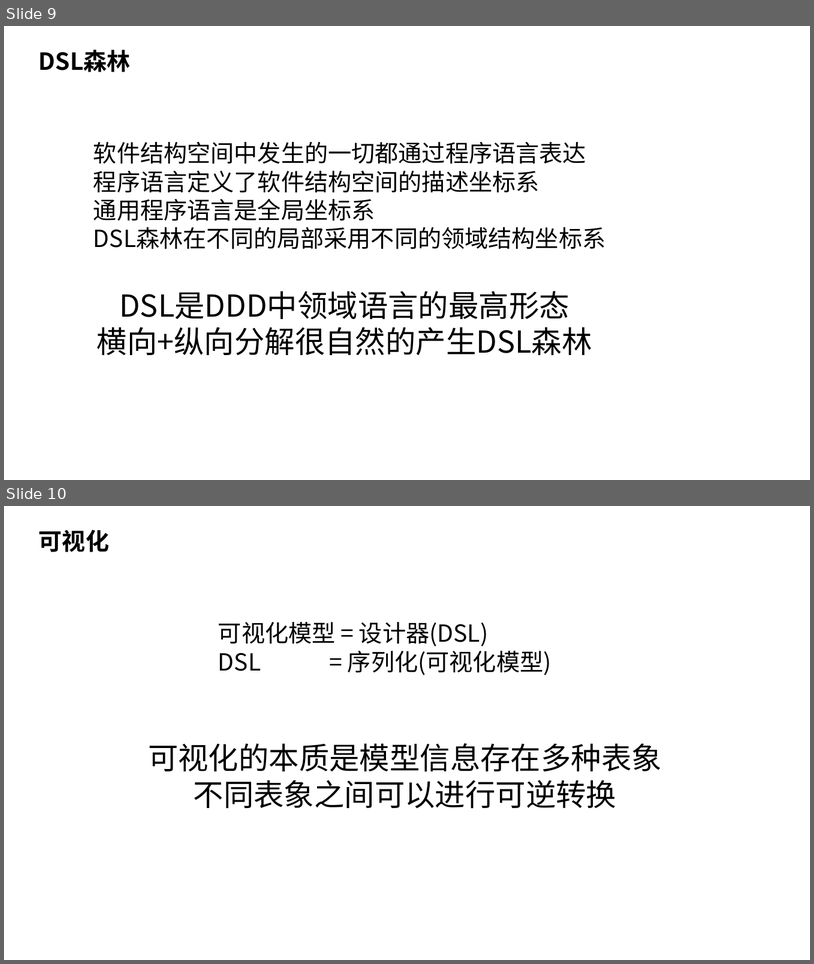
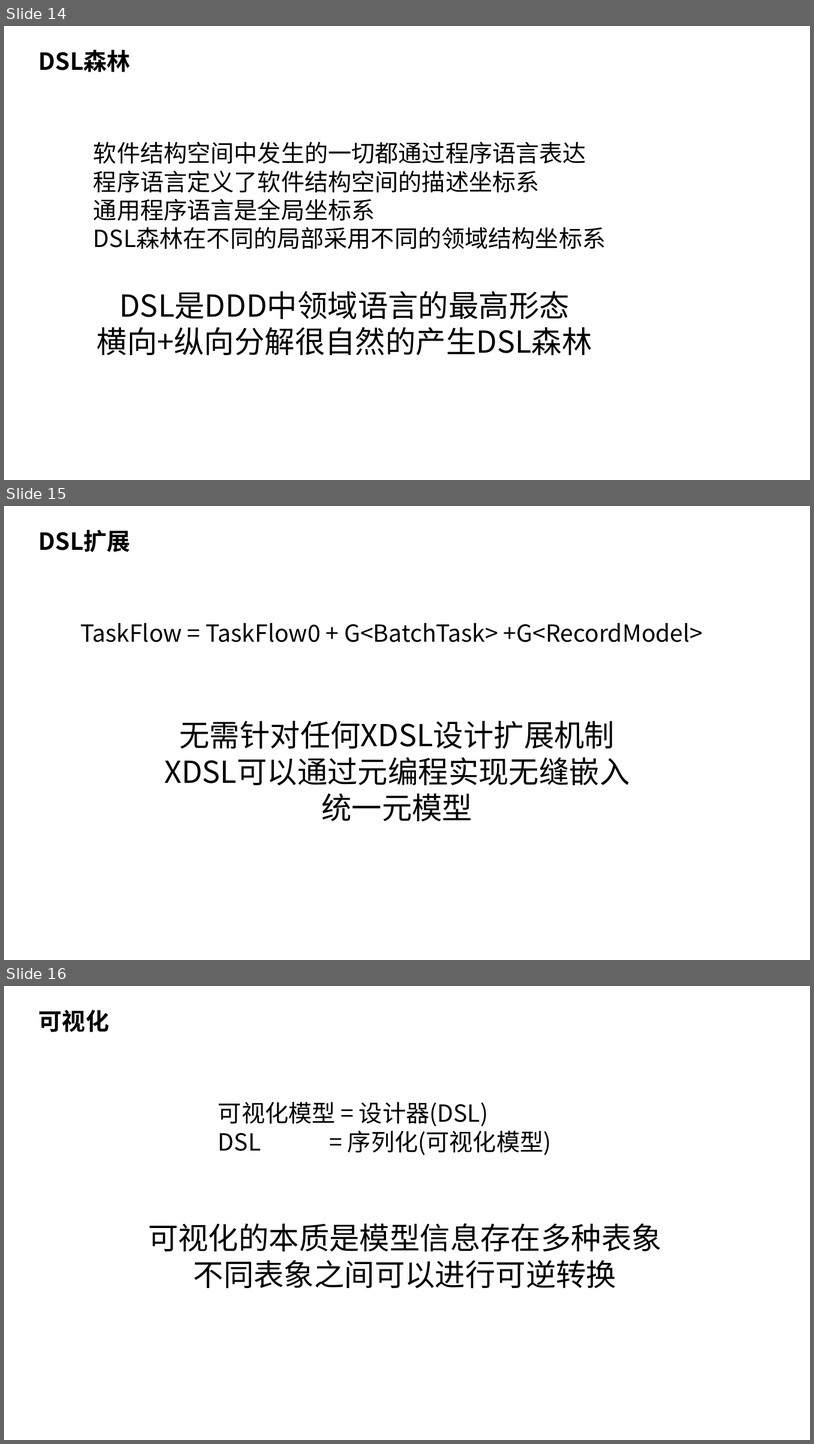
Before and after one commit to nop-platform/nop-entropy-docs, a slide deck: src/ppt/theory-of-reversible-computation.pptx. Shown one above the other, each under a label of ours: slides 9 and 10 before the commit, slides 14, 15 and 16 after it. The pictures are 814x964 and 814x1444 pixels, drawn with LibreOffice and Linux fonts; fonts in the diff are those of the drawing. Boxes give left, top, right and bottom in pixels: in the first picture for what was removed or moved away, otherwise in the second. Text is boxed around its words. In the diff, an @@ line names an element or a change of style, - is before the commit and + after.

```diff
--- a/src/ppt/theory-of-reversible-computation.pptx
+++ b/src/ppt/theory-of-reversible-computation.pptx
@@ slide 15 added at bbox=[4, 506, 810, 960], background #FFFFFF @@
@@ text added at bbox=[39, 529, 131, 552], 28 pt, text #000000, bold @@
+DSL扩展
@@ text added at bbox=[80, 622, 704, 642], 28 pt, text #000000 @@
+TaskFlow = TaskFlow0 + G<BatchTask> +G<RecordModel>
@@ text added at bbox=[164, 720, 630, 821], 36 pt, text #000000 @@
+无需针对任何XDSL设计扩展机制
+XDSL可以通过元编程实现无缝嵌入
+统一元模型
@@ what was slide 9 is now slide 14 @@
@@ what was slide 10 is now slide 16 @@
```
Also in this commit, not shown: 2 slides changed, 12 other slides added, 1 other file.
